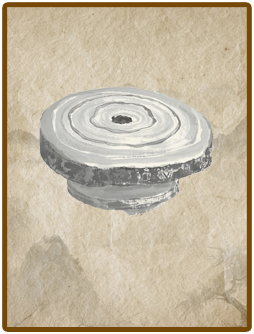
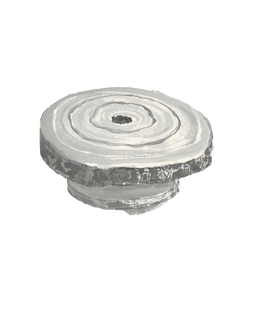
Layers edited between the first and the second w=254, h=334 image:
hid "图层 2" over [7, 7, 247, 327]
